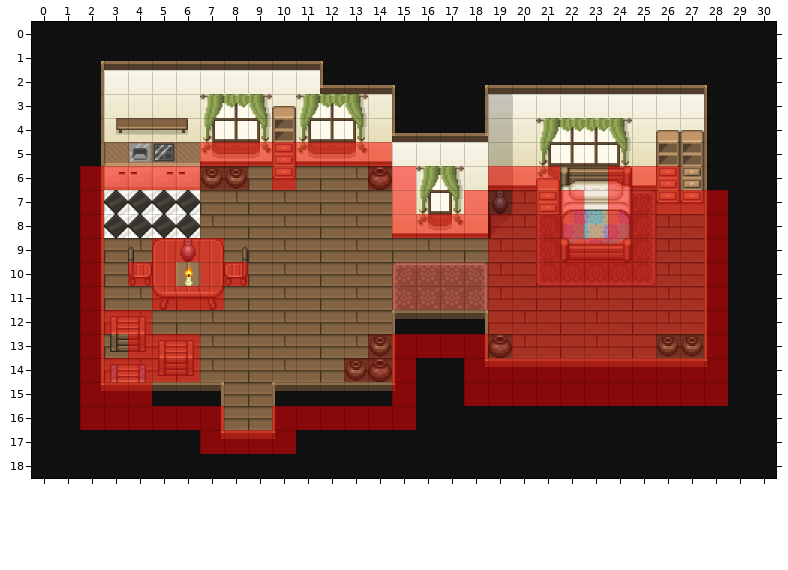
Tiled map -- interface/assets/map32.tmx. The picture above was drawn from the file before the commit.
Cells are 32x32 px. Shown: x 0..30, y 0..18.
The result:
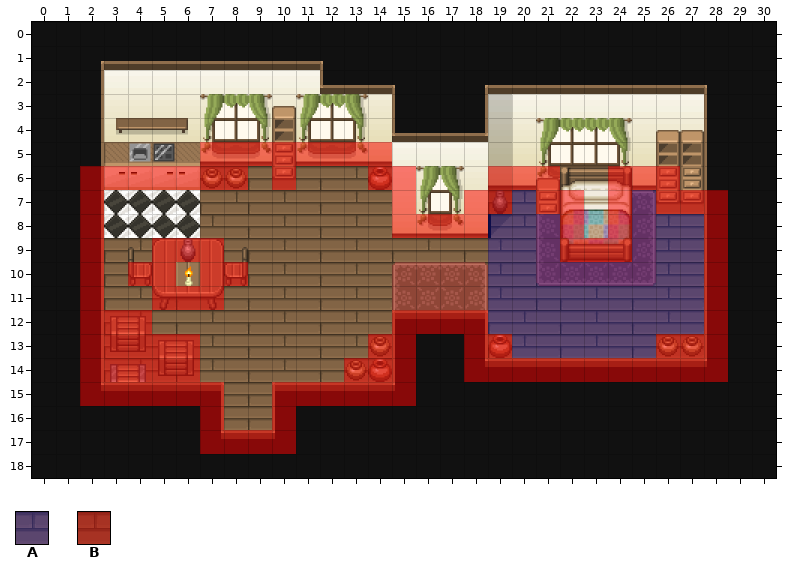
Key: from "interior_tiles": A 254 "goal", B 255 "obstacle".
_ is an empty cell.
Tiles of an added or newly shown layer are drawn over the layers below it.
See-through tiles are keyed as they look on the map.
Changes in this commit:
layer "breakable" tint #6666ff -> none
Layer "bedroom" (now hidden):
y 7: x 20 B -> _; x 25 B -> _
y 8..9: x 19..21 BBB -> ___; x 25..27 BBB -> ___
y 10..12: x 19..27 BBBBBBBBB -> _________
y 13: x 20..25 BBBBBB -> ______
Layer "walls" (removed):
y 13: x 16..17 BB -> __
y 15: x 18..28 BBBBBBBBBBB -> ___________
y 16: x 2..6 BBBBB -> _____; x 11..15 BBBBB -> _____
Layer "collision" (added):
y 12: x 15..18 ____ -> BBBB
y 13: x 3 _ -> B
y 15: x 5..7 ___ -> BBB; x 10..14 _____ -> BBBBB
Layer "goal" (added):
y 7: x 20 _ -> A; x 25 _ -> A
y 8..9: x 19..21 ___ -> AAA; x 25..27 ___ -> AAA
y 10..12: x 19..27 _________ -> AAAAAAAAA
y 13: x 20..25 ______ -> AAAAAA
